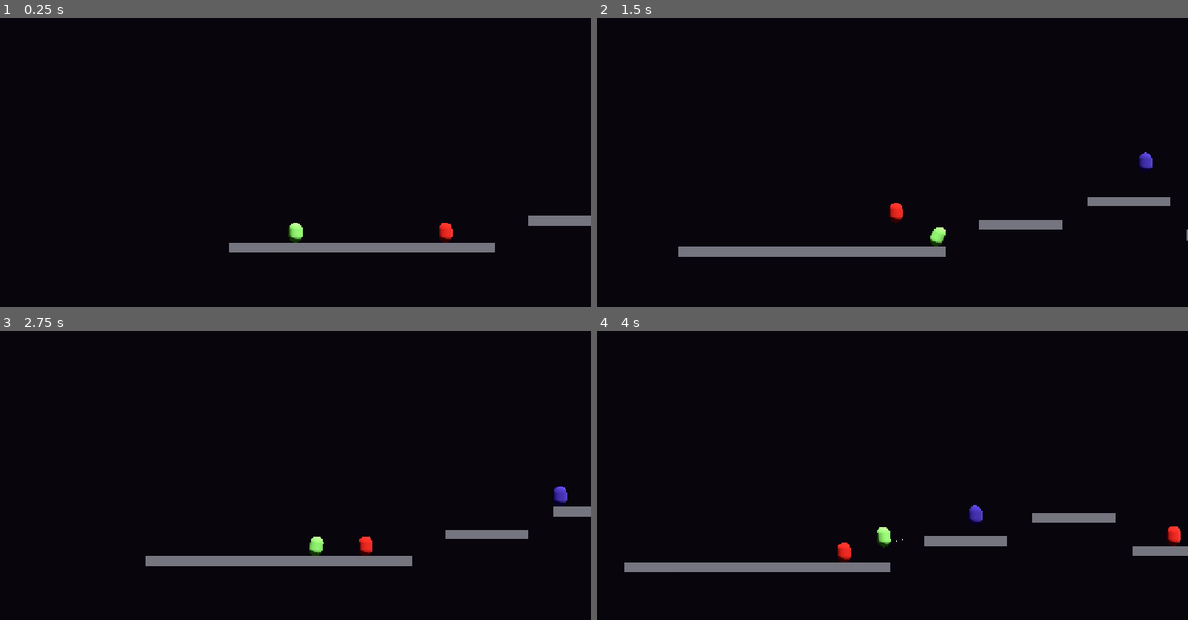
Above: before the commit, frames 1-4 (two rows, left to right).
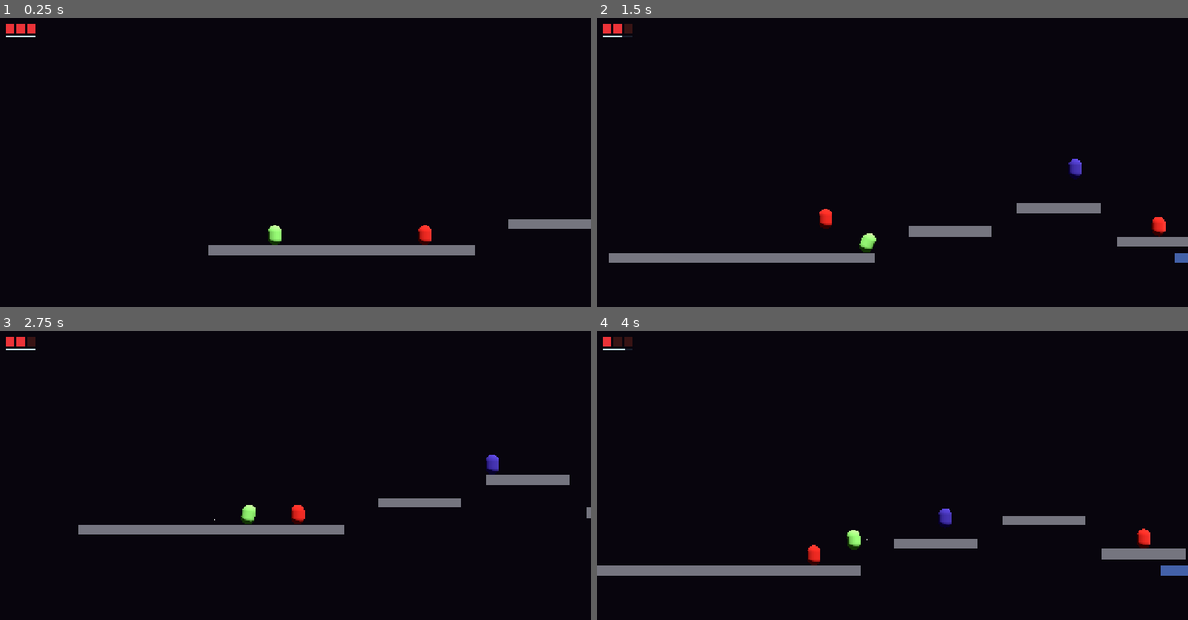
Above: after the commit, the same moments.

Repository: Cuylerleon96/echoes-of-the-great-root
Game: Godot game, scene res://main.tscn
Two runs of this game, one before a commit and one after it. Both use one fixed random seed, a clock stepped at 60 frames per second and the inputs below.
Inputs:
- Up to frame 1 (0.25 s): no input
- Up to frame 2 (1.5 s): hold D (move_right) 0.53-1.28 s; hold E (stun) 0.53-1.28 s; tap Space (jump) at 0.77 s; hold S (move_down) from 1.28 s (still down); tap X (dash) at 1.35 s
- Up to frame 3 (2.75 s): tap Space (jump) at 1.52 s; tap E (stun) at 1.55 s; release S (move_down) at 2.03 s; hold D (move_right) from 2.03 s (still down); hold E (stun) from 2.03 s (still down)
- Up to frame 4 (4 s): release E (stun) at 2.78 s; tap E (stun) at 2.85, 3.8 s; tap Space (jump) at 3.02, 3.77 s; release D (move_right) at 3.53 s; hold A (move_left) from 3.53 s (still down); hold X (dash) from 3.53 s (still down)

The runs differ from the first frame. In frame 1, 2.0% of the frame differs, in the area x 1-100%, y 2-83%; in frame 2, 5.6%; in frame 3, 5.6%, in the area x 1-100%, y 2-82%; in frame 4, 4.0%.

Commit message:
Add camera system with lookahead/deadzone and 3-heart HUD with stun bar
Camera: smooth follow with facing-direction lookahead (2.2u), horizontal and
vertical soft deadzones, distance-scaled catch-up speed. Snaps to player on
start so no fly-in on first frame.

HUD: 3 colored hearts (red=full, dark=empty) + thin spirit-blue bar under them
that drains instantly on stun use and refills over the 1.5s cooldown. All
nodes built in code — ready to swap ColorRects for TextureRects when art lands.

Co-Authored-By: Claude Sonnet 4.6 <noreply@anthropic.com>

Diff:
--- a/main.gd
+++ b/main.gd
@@ -1,26 +1,72 @@
 ## main.gd
-## Camera follow + respawn on fall.
+## Camera follow with lookahead + soft deadzone, and fall respawn.
 extends Node3D
 
-@onready var camera: Camera3D = $Camera3D
-@onready var echo: CharacterBody3D = $Echo
+@onready var camera: Camera3D        = $Camera3D
+@onready var echo:   CharacterBody3D = $Echo
 
-@export var follow_speed: float = 8.0
-@export var camera_offset: Vector3 = Vector3(0.0, 1.5, 15.0)
-@export var respawn_y_threshold: float = -4.0   # fall below this → respawn
+## How far ahead of the player the camera peeks (units)
+@export var lookahead_x:    float = 2.2
+## How quickly the lookahead shifts when the player turns
+@export var lookahead_speed: float = 3.0
+
+## Horizontal band inside which the camera doesn't move at all
+@export var dead_zone_x: float = 0.5
+## Vertical band inside which the camera doesn't move
+@export var dead_zone_y: float = 1.0
+
+## Base follow speeds — ramp up automatically when the player is far outside the zone
+@export var follow_speed_x: float = 5.5
+@export var follow_speed_y: float = 4.5
+
+## Camera sits this many units above the player and this far back on Z
+@export var camera_y_offset: float = 1.5
+@export var camera_z_depth:  float = 15.0
+
+@export var respawn_y_threshold: float = -4.0
 
 const SPAWN_POSITION := Vector3(0.0, 0.35, 0.0)
+
+var _lookahead_offset: float = 0.0
+
+func _ready() -> void:
+	# Snap instantly to player so the camera doesn't fly in on the first frame
+	var p := echo.global_position
+	camera.global_position = Vector3(p.x, p.y + camera_y_offset, camera_z_depth)
 
 func _physics_process(delta: float) -> void:
 	_follow_camera(delta)
 	_check_fall()
 
 func _follow_camera(delta: float) -> void:
-	var target := echo.global_position + camera_offset
-	camera.global_position = camera.global_position.lerp(target, follow_speed * delta)
-	camera.global_position.z = camera_offset.z
+	var player   := echo.global_position
+	var movement := echo.get_node_or_null("MovementComponent") as MovementComponent
+	var facing   := movement.facing_direction if movement != null else 1.0
+
+	# Lookahead: smoothly shift the camera target ahead of the player's facing direction
+	_lookahead_offset = lerp(_lookahead_offset, facing * lookahead_x, lookahead_speed * delta)
+
+	var target_x := player.x + _lookahead_offset
+	var target_y := player.y + camera_y_offset
+	var cam      := camera.global_position
+
+	# ── Horizontal deadzone ────────────────────────────────────────────────────
+	var dx := target_x - cam.x
+	if absf(dx) > dead_zone_x:
+		# Speed ramps up the further outside the zone the player is
+		var speed := follow_speed_x * (1.0 + (absf(dx) - dead_zone_x) * 0.6)
+		cam.x = lerp(cam.x, target_x, clampf(speed * delta, 0.0, 1.0))
+
+	# ── Vertical deadzone ──────────────────────────────────────────────────────
+	var dy := target_y - cam.y
+	if absf(dy) > dead_zone_y:
+		var speed := follow_speed_y * (1.0 + (absf(dy) - dead_zone_y) * 0.4)
+		cam.y = lerp(cam.y, target_y, clampf(speed * delta, 0.0, 1.0))
+
+	cam.z = camera_z_depth
+	camera.global_position = cam
 
 func _check_fall() -> void:
 	if echo.global_position.y < respawn_y_threshold:
 		echo.global_position = SPAWN_POSITION
-		echo.velocity = Vector3.ZERO
+		echo.velocity         = Vector3.ZERO
--- a/main.tscn
+++ b/main.tscn
@@ -5,6 +5,7 @@
 [ext_resource type="Script" uid="uid://dq5fpm5ukgy2o" path="res://characters/echo/movement_component.gd" id="3"]
 [ext_resource type="Script" path="res://characters/enemy/pouncer.gd" id="4"]
 [ext_resource type="Script" path="res://characters/enemy/flyer.gd" id="5"]
+[ext_resource type="Script" path="res://ui/hud.gd" id="6"]
 
 [sub_resource type="StandardMaterial3D" id="mat_grey"]
 albedo_color = Color(0.55, 0.55, 0.6, 1)
@@ -325,3 +326,6 @@
 
 [node name="CollisionShape3D" type="CollisionShape3D" parent="Enemies/Flyer2/HurtZone" unique_id=550200010]
 shape = SubResource("enemy_detect_shape")
+
+[node name="HUD" type="CanvasLayer" parent="."]
+script = ExtResource("6")
--- /dev/null
+++ b/ui/hud.gd
@@ -0,0 +1,80 @@
+## hud.gd
+## In-game HUD: 3 health hearts + stun cooldown bar.
+## All nodes built in code — swap ColorRects for TextureRects when art is ready.
+extends CanvasLayer
+
+const HEART_SIZE  := Vector2(18.0, 18.0)
+const HEART_GAP   := 5.0
+const MARGIN      := Vector2(14.0, 14.0)
+
+# Bar width = 3 hearts + 2 gaps = 3*18 + 2*5 = 64px
+const BAR_SIZE    := Vector2(64.0, 3.0)
+const BAR_GAP_Y   := 6.0
+
+const COLOR_HEART_FULL  := Color(0.92, 0.20, 0.22)
+const COLOR_HEART_EMPTY := Color(0.22, 0.08, 0.08)
+const COLOR_BAR_FILL    := Color(0.78, 0.95, 1.0)    # spirit blue — matches stun light
+const COLOR_BAR_BG      := Color(0.10, 0.13, 0.18)
+
+# Must match echo.gd
+const STUN_COOLDOWN := 1.5
+
+var _player: Node         = null
+var _hearts: Array[ColorRect] = []
+var _bar_bg:   ColorRect
+var _bar_fill: ColorRect
+
+func _ready() -> void:
+	_build_ui()
+
+func _process(_delta: float) -> void:
+	if _player == null:
+		var group := get_tree().get_nodes_in_group("player")
+		if not group.is_empty():
+			_player = group[0]
+		return
+	_update_hearts()
+	_update_bar()
+
+# ── Build ─────────────────────────────────────────────────────────────────────
+
+func _build_ui() -> void:
+	var root := Control.new()
+	root.set_anchors_preset(Control.PRESET_FULL_RECT)
+	root.mouse_filter = Control.MOUSE_FILTER_IGNORE
+	add_child(root)
+
+	# Hearts — row across the top-left
+	for i in 3:
+		var h       := ColorRect.new()
+		h.size       = HEART_SIZE
+		h.color      = COLOR_HEART_FULL
+		h.position   = MARGIN + Vector2(i * (HEART_SIZE.x + HEART_GAP), 0.0)
+		root.add_child(h)
+		_hearts.append(h)
+
+	# Stun bar background
+	_bar_bg          = ColorRect.new()
+	_bar_bg.color    = COLOR_BAR_BG
+	_bar_bg.size     = BAR_SIZE
+	_bar_bg.position = MARGIN + Vector2(0.0, HEART_SIZE.y + BAR_GAP_Y)
+	root.add_child(_bar_bg)
+
+	# Stun bar fill (sits on top of bg, shrinks left when on cooldown)
+	_bar_fill          = ColorRect.new()
+	_bar_fill.color    = COLOR_BAR_FILL
+	_bar_fill.size     = BAR_SIZE
+	_bar_fill.position = _bar_bg.position
+	root.add_child(_bar_fill)
+
+# ── Update ────────────────────────────────────────────────────────────────────
+
+func _update_hearts() -> void:
+	var hp: int = _player.current_hp
+	for i in _hearts.size():
+		_hearts[i].color = COLOR_HEART_FULL if i < hp else COLOR_HEART_EMPTY
+
+func _update_bar() -> void:
+	# 0 cooldown remaining → bar full.  Full cooldown → bar empty.
+	var ratio := 1.0 - clampf(_player._stun_cooldown / STUN_COOLDOWN, 0.0, 1.0)
+	_bar_fill.size.x = BAR_SIZE.x * ratio
